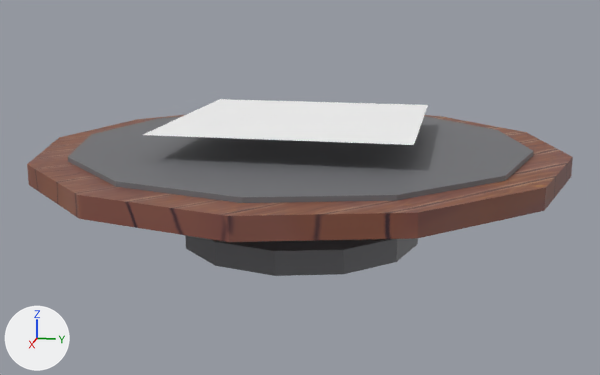
The glTF model assets/Pentagram Table.glb, before and after one commit.
Camera for both pictures: a camera (50 mm lens) standing at (6.74, 1.34, 2.09) and looking at (0.02, 0.0, 0.41). Arrows for +X, +Y and +Z are at lower left; the lights stay in place.
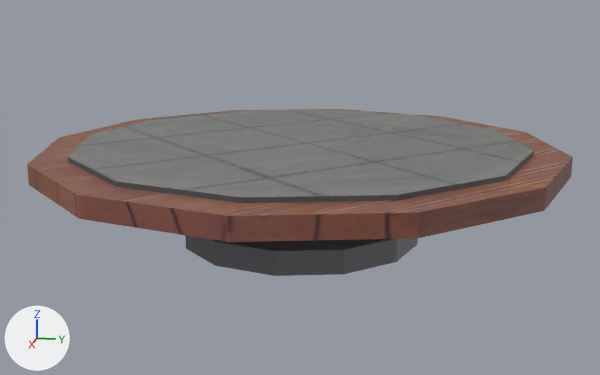
What the commit changed:
Object 'Plane' (ob_plane) is deleted.

Pixel boxes (x1, y1, x2, y2) of what changed, in the pictures (600 x 375 px):
'Plane', deleted: before (143, 99, 428, 145)
